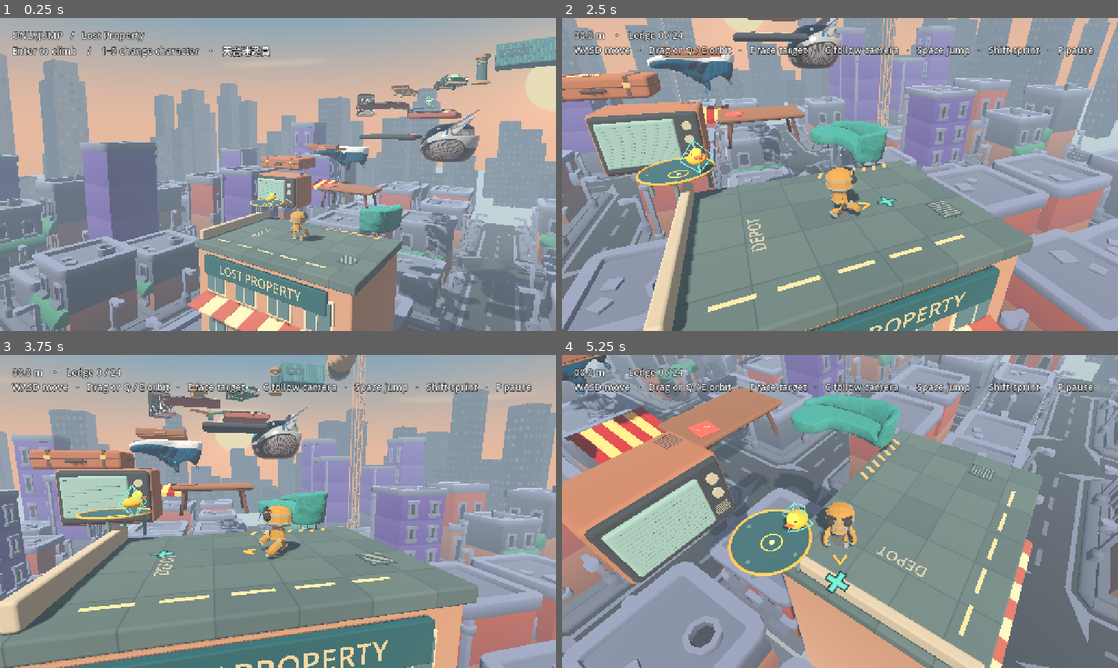
Above: before the commit, frames 1-4 (two rows, left to right).
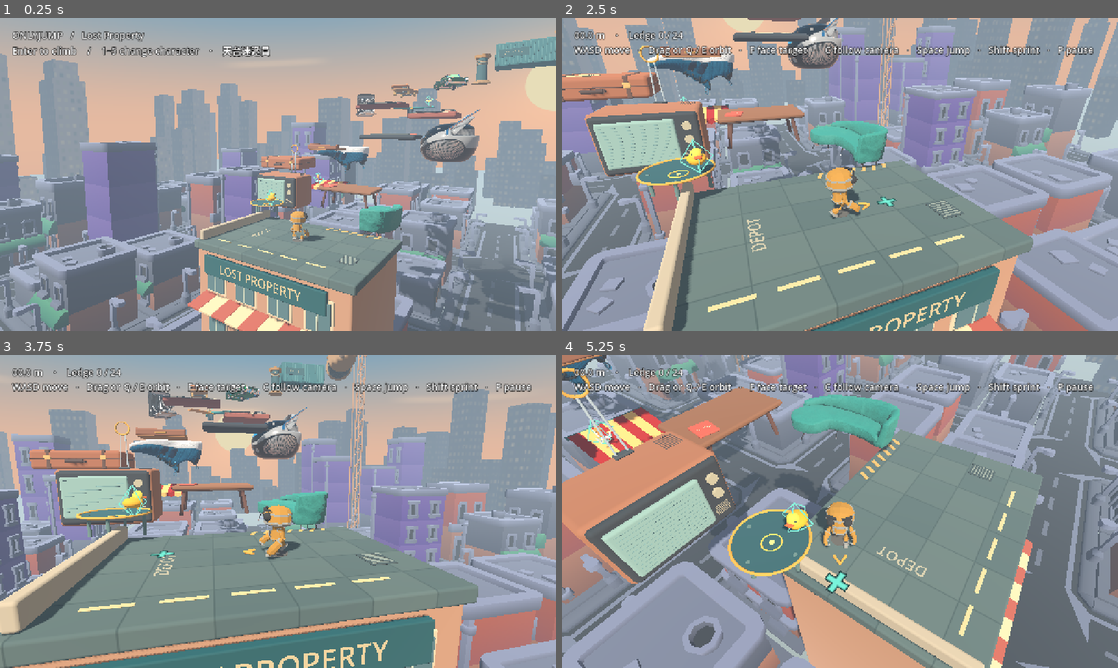
Above: after the commit, the same moments.

Repository: penny323mo/OnlyJump
Game: Godot game, scene res://game/summit.tscn
The game is run twice, just before and just after one commit, with the same random seed, the same clock (stepped at 60 frames per second) and the same inputs.
Inputs (mouse positions are in pixels of both pictures, inside the frame that each line leads up to):
- Up to frame 1 (0.25 s): no input
- Up to frame 2 (2.5 s): tap Enter at 0.5, 2.1 s; move the mouse to (962, 158) at 0.52 s; hold D 0.53-1.25 s; hold Shift 0.53-1.25 s; click (962, 158) at 0.67 s; tap Space at 0.77 s; tap F at 0.8 s; drag from (728, 190) to (812, 237) at 1.27 s; move the mouse to (895, 105) at 2.02 s; hold D from 2.03 s (still down); click (895, 105) at 2.17 s; tap R at 2.3 s
- Up to frame 3 (3.75 s): release D at 2.75 s; drag from (250, 574) to (111, 464) at 2.77 s; move the mouse to (444, 558) at 3.52 s; hold A from 3.53 s (still down); hold E from 3.53 s (still down); click (444, 558) at 3.67 s
- Up to frame 4 (5.25 s): tap Space at 3.77 s; tap Shift at 3.8 s; release A at 4.25 s; release E at 4.25 s; drag from (673, 464) to (756, 433) at 4.27 s; move the mouse to (867, 511) at 5.02 s; hold S from 5.03 s (still down); tap F at 5.1 s; click (867, 511) at 5.17 s

The runs differ from the first frame. In frame 1, less than 0.1% of the frame differs, in the area x 52-78%, y 40-96%; in frame 2, 0.2%; in frame 3, 0.1%; in frame 4, 0.6%, in the area x 0-17%, y 4-34%.

Commit message:
Add a single-use grappling hook to the shop awning recovery route

Diff:
--- a/game/ascent.gd
+++ b/game/ascent.gd
@@ -28,6 +28,7 @@
 var camera_pitch := deg_to_rad(24.0)
 var camera_distance := CAMERA_REACH
 var camera_pitch_offset := 0.0
+var frame_aerial := false
 var camera_sweep := PhysicsShapeQueryParameters3D.new()
 var follow_camera := true
 var show_route_ring := false
@@ -206,6 +207,7 @@
 	update_hud()
 
 func start_run() -> void:
+	frame_aerial=false
 	phase = "playing"
 	elapsed = 0
 	falls = 0
@@ -279,6 +281,7 @@
 
 func on_landing(index: int) -> void:
 	if phase != "playing": return
+	if index!=Islands.Branches.AWNING or player.ability!="hook": frame_aerial=false
 	if art.stage(index) < art.stage(ledge):
 		falls += 1
 		notice = "下層平台接住咗你"
@@ -341,7 +344,8 @@
 	var turn := int(Input.is_physical_key_pressed(KEY_E)) - int(Input.is_physical_key_pressed(KEY_Q))
 	if turn != 0: orbit(turn*delta*2.1/3.55,0)
 	var move := world_move()
-	player.step(delta,move,sprint or Input.is_physical_key_pressed(KEY_SHIFT))
+	player.step(delta,move,sprint or Input.is_physical_key_pressed(KEY_SHIFT),camera)
+	if player.hook.time_left>0: landing_guide.hide()
 	if player.is_on_floor() and player.grounded_ledge>=0 and not player.grab.active:
 		var foot_height:=snappedf(player.position.y,.1)
 		if foot_height>best:
@@ -389,6 +393,7 @@
 	camera.look_at(Vector3(0.3 if portrait else -3.6,1.55 if portrait else 2.35,-3.5), Vector3.UP)
 
 func orbit(dx: float, dy: float) -> void:
+	frame_aerial=false
 	camera_yaw = wrapf(camera_yaw-dx*3.55,-PI,PI)
 	input_yaw = wrapf(input_yaw-dx*3.55,-PI,PI)
 	manual_look_time = 1.15
@@ -397,7 +402,9 @@
 func face_target() -> void:
 	var next:=art.destination(ledge,alternate)
 	if next<0: return
-	var offset:=art.stop_position(next)-player.position
+	frame_aerial=aiming_at_aerial()
+	var target:=art.aerial.global_position if frame_aerial else art.stop_position(next)
+	var offset:=target-player.position
 	var direction := Vector2(offset.x,offset.z).normalized()
 	camera_yaw = atan2(-direction.x,-direction.y)
 	moving_gesture = false
@@ -468,6 +475,19 @@
 		framing = framing.slerp(middle,1.-smoothstep(1.65,FULL_BODY_DISTANCE,camera_distance))
 		var span := 2.*maxf(framing.angle_to(feet),framing.angle_to(head))
 		field_of_view = clampf(rad_to_deg(span)+5.,59.,78.)
+	if tracking_aerial():
+		# Keep the marked antenna and takeoff edge in the same shot. Turning
+		# the view by hand immediately returns control to the player.
+		var forward:=Vector3(-sin(camera_yaw),0,-cos(camera_yaw))
+		var low:=player.position-camera.position
+		var high:=art.aerial.global_position+Vector3.UP*.30-camera.position
+		var bottom:=atan2(low.y,low.dot(forward))
+		var top:=atan2(high.y,high.dot(forward))
+		if high.dot(forward)>0 and top>bottom:
+			field_of_view=clampf(maxf(field_of_view,rad_to_deg(top-bottom)+12.),59.,78.)
+			var half_angle:=deg_to_rad(field_of_view*.5-5.)
+			var pitch:=clampf(asin(framing.y),minf(top-half_angle,bottom+half_angle),bottom+half_angle)
+			framing=forward*cos(pitch)+Vector3.UP*sin(pitch)
 	if snap or field_of_view > camera.fov:
 		camera.fov = field_of_view
 	else:
@@ -493,8 +513,15 @@
 			bounds=bounds.expand(camera.unproject_position(point)/viewport_size)
 	return bounds
 
+func aiming_at_aerial() -> bool:
+	return ledge==Islands.Branches.AWNING and player.ability=="hook"
+
+func tracking_aerial() -> bool:
+	return frame_aerial and ledge==Islands.Branches.AWNING and player.position.distance_squared_to(art.aerial.global_position)<25.
+
 func update_hud() -> void:
 	var next:=art.destination(ledge,alternate)
+	if aiming_at_aerial(): next=3
 	landing_ring.visible = show_route_ring and phase == "playing" and next>=0
 	if landing_ring.visible and art.branches.bodies.has(next):
 		landing_ring.visible = art.branches.bodies[next].collision_layer!=0
@@ -504,11 +531,21 @@
 		var visible_top: float = {6:.12,8:.18,9:.22,14:.06,17:.055,24:.10}.get(next,.05)
 		landing_ring.position = target+Vector3.UP*visible_top
 	var height := maxf(0.0,player.position.y)
+	var hook_hint:=""
+	if player.ability=="hook":
+		if player.hook.time_left>0: hook_hint="收索中"
+		elif player.is_on_floor(): hook_hint="向銅環跳 · 再撳跳"
+		elif player.hook.can_attach(player,camera): hook_hint="撳跳扣環"
+		else: hook_hint="靠近並對準銅環"
+	var brass:=art.material("80ffe0" if hook_hint=="撳跳扣環" or hook_hint=="收索中" else "e4a842")
+	if art.aerial.material_override!=brass: art.aerial.material_override=brass
 	if web:
 		var message := notice
 		if player.grab.active: message = "爬緊上去" if player.grab.climb_progress()>0 else "捉住邊沿"
-		web.update(phase,height,best,art.stage(ledge),Islands.ROUTE.size()-1,sprint,elapsed,falls,player.jump_count,muted,message,art.stop_name(next) if next>=0 else "",follow_camera,show_route_ring,show_landing_guide,Islands.Branches.FORKS.has(ledge),art.stage(ledge)>=Islands.LAUNDRY_START,player.costumes.key,player.ability,player.ability_time,player.jet_armed,art.pickups.count,player.double_charges)
-		var hint: Node3D=art.pickups.visible_hint(camera,player) if phase=="playing" else null
+		var destination:="電視銅環" if aiming_at_aerial() else (art.stop_name(next) if next>=0 else "")
+		web.update(phase,height,best,art.stage(ledge),Islands.ROUTE.size()-1,sprint,elapsed,falls,player.jump_count,muted,message,destination,follow_camera,show_route_ring,show_landing_guide,Islands.Branches.FORKS.has(ledge),art.stage(ledge)>=Islands.LAUNDRY_START,player.costumes.key,player.ability,player.ability_time,player.jet_armed,art.pickups.count,player.double_charges,art.pickups.ITEMS.size(),hook_hint)
+		var casting:=player.hook.time_left>0 or tracking_aerial()
+		var hint: Node3D=art.pickups.visible_hint(camera,player) if phase=="playing" and not casting else null
 		if hint:
 			var viewport_size:=get_viewport().get_visible_rect().size
 			var centre:=camera.unproject_position(hint.global_position)/viewport_size
@@ -517,7 +554,7 @@
 			var last:=frame.end/viewport_size
 			var climber:=climber_screen_bounds(viewport_size)
 			var key: String=art.pickups.items.find_key(hint)
-			var effect: String="%s\n%d 秒" % [art.pickups.LABELS[key],player.ABILITY_SECONDS[key]]
+			var effect: String="飛爪\n扣銅環 · 一次" if key=="hook" else "%s\n%d 秒" % [art.pickups.LABELS[key],player.ABILITY_SECONDS[key]]
 			if key=="double": effect+=" · 最多 %d 次" % player.MAX_DOUBLE_CHARGES
 			web.pickupHint(centre.x,centre.y,effect,first.x,first.y,last.x,last.y,
 				climber.position.x,climber.position.y,climber.end.x,climber.end.y)
@@ -528,3 +565,4 @@
 			"won": native_label.text = "Summit reached   ·   %d jumps    /    Enter to play again" % player.jump_count
 			"paused": native_label.text = "Paused   /   P to resume   ·   R to restart\n1   Next object ring: %s    ·    2   Landing guide: %s" % [str(show_route_ring),str(show_landing_guide)]
 			_: native_label.text = "%04.1f m    ·    Ledge %d / %d\nWASD move   ·   Drag or Q / E orbit   ·   F face target   ·   C follow camera   ·   Space jump   ·   Shift sprint   ·   P pause" % [height,art.stage(ledge),Islands.ROUTE.size()-1]
+		if hook_hint!="" and phase=="playing": native_label.text+="\n飛爪 · "+hook_hint
--- a/game/climber.gd
+++ b/game/climber.gd
@@ -26,6 +26,7 @@
 var extra_jump := true
 var exhaust := Node3D.new()
 var grab := preload("res://game/ledge_grab.gd").new()
+var hook := preload("res://game/grappling_hook.gd").new()
 var costumes := preload("res://game/costumes.gd").new()
 var rig: Skeleton3D
 var arms: Array[PackedInt32Array] = []
@@ -48,6 +49,7 @@
 signal jumped()
 
 func build(art) -> void:
+	hook.build(art)
 	floor_snap_length = 0.21
 	floor_stop_on_slope = true
 	floor_max_angle = deg_to_rad(48)
@@ -104,6 +106,7 @@
 	equip("")
 
 func equip(id: String) -> void:
+	hook.release()
 	ability=id
 	double_charges=MAX_DOUBLE_CHARGES if id=="double" else 0
 	ability_time=float(ABILITY_SECONDS.get(id,0))
@@ -132,8 +135,8 @@
 	var target := move.normalized()*maxf(speed,1.05)
 	return horizontal.move_toward(target,AIR_STEER*move.length()*delta)
 
-func step(delta: float, move: Vector2, running: bool) -> void:
-	if ability!="" and not jet_armed:
+func step(delta: float, move: Vector2, running: bool, camera: Camera3D) -> void:
+	if ability_time>0 and not jet_armed:
 		ability_time=maxf(0.,ability_time-delta)
 		if ability_time<.00001: equip("")
 	if grab.active:
@@ -150,6 +153,13 @@
 	if move.length_squared() > .016: aim = move.normalized()
 	var boosted := not spring_impulse.is_zero_approx()
 	var air_jump := ability=="double" and extra_jump and not on_floor_before and grace<=0
+	if ability=="hook" and jump_buffer>0 and not on_floor_before and grace<=0:
+		jump_buffer=0
+		if hook.time_left<=0 and hook.can_attach(self,camera):
+			hook.attach()
+			grab.available=false
+	if hook.time_left>0 and not hook.clear_line(self): equip("")
+	var pulling := hook.time_left>0
 	if jump_buffer>0 and jet_armed:
 		jet_armed=false
 		flames.show()
@@ -161,7 +171,14 @@
 		grace=0
 		jump_count+=1
 		jumped.emit()
-	if ability=="jet" and not jet_armed:
+	if pulling:
+		var pulled:=hook.pull(self,delta)
+		velocity.y=minf(pulled.y-GRAVITY*delta,JUMP_SPEED)
+		horizontal=Vector2(pulled.x,pulled.z)
+		air_speed=horizontal.length()
+		var toward:=hook.anchor.global_position-global_position
+		aim=Vector2(toward.x,toward.z).normalized()
+	elif ability=="jet" and not jet_armed:
 		spring_impulse=Vector3.ZERO
 		var lift:=clampf((jet_ceiling-global_position.y)*2.8,0.,2.45)
 		velocity.y=move_toward(velocity.y,lift,delta*19)
@@ -213,6 +230,9 @@
 	# A vertical jumper can reach the rim in front of their chest.
 	var reach := Vector2(-model.basis.z.x,-model.basis.z.z) if horizontal.is_zero_approx() else horizontal
 	move_and_slide()
+	if pulling:
+		if hook.time_left<=0 or get_slide_collision_count()>0 or hook.chest(self).distance_to(hook.anchor.global_position)<.38:
+			equip("")
 	if is_on_floor():
 		grab.available=false
 		stop_stunt()
@@ -244,6 +264,12 @@
 		var angle:=TAU*smoothstep(0,1,1.-stunt_time/STUNT_SECONDS)
 		stunt_pivot.basis=Basis(stunt_axis,angle) if stunt_time>0 else Basis.IDENTITY
 	animate(delta,move,running)
+	if hook.time_left>0:
+		var arm:=arms[1]
+		var target:=rig.to_local(hook.anchor.global_position)
+		aim_bone(arm[0],arm[1],target)
+		aim_bone(arm[1],arm[2],target)
+		hook.draw_line(rig.to_global(rig.get_bone_global_pose(arm[2]).origin))
 
 func stop_stunt() -> void:
 	stunt_time=0
--- /dev/null
+++ b/game/grappling_hook.gd
@@ -0,0 +1,53 @@
+extends RefCounted
+
+const REACH := 3.35
+const PULL_TIME := .36
+const MAX_SPEED := 5.5
+const REEL_ACCEL := 36.
+
+var anchor: MeshInstance3D
+var rope: MeshInstance3D
+var time_left := 0.
+
+func build(art) -> void:
+	anchor = art.aerial
+	rope = art.cone(art,Vector3.ZERO,1.,.024,.024,"fff0a3",8)
+	rope.cast_shadow = GeometryInstance3D.SHADOW_CASTING_SETTING_OFF
+	rope.hide()
+
+func chest(player: CharacterBody3D) -> Vector3:
+	return player.global_position+Vector3.UP*.82
+
+func clear_line(player: CharacterBody3D) -> bool:
+	var ray := PhysicsRayQueryParameters3D.create(chest(player),anchor.global_position)
+	ray.exclude = [player.get_rid()]
+	return player.get_world_3d().direct_space_state.intersect_ray(ray).is_empty()
+
+func can_attach(player: CharacterBody3D, camera: Camera3D) -> bool:
+	var gap := anchor.global_position-chest(player)
+	if gap.length_squared()>REACH*REACH or gap.y<-.45: return false
+	var facing := -camera.global_basis.z
+	var ahead := Vector2(facing.x,facing.z).normalized()
+	if ahead.dot(Vector2(gap.x,gap.z).normalized())<cos(deg_to_rad(34)): return false
+	return camera.is_position_in_frustum(anchor.global_position) and clear_line(player)
+
+func attach() -> void:
+	time_left = PULL_TIME
+
+func release() -> void:
+	time_left = 0.
+	rope.hide()
+
+func pull(player: CharacterBody3D, delta: float) -> Vector3:
+	var toward := chest(player).direction_to(anchor.global_position)
+	var speed := player.velocity+toward*REEL_ACCEL*minf(delta,time_left)
+	var horizontal := Vector2(speed.x,speed.z).limit_length(MAX_SPEED)
+	time_left = maxf(0.,time_left-delta)
+	return Vector3(horizontal.x,speed.y,horizontal.y)
+
+func draw_line(hand: Vector3) -> void:
+	var span := anchor.global_position-hand
+	rope.quaternion = Quaternion(Vector3.UP,span.normalized())
+	rope.scale = Vector3(1.,span.length(),1.)
+	rope.global_position = hand+span*.5
+	rope.show()
--- a/game/islands.gd
+++ b/game/islands.gd
@@ -16,6 +16,7 @@
 const Branches = preload("res://game/branch_routes.gd")
 var branches := Branches.new()
 var pickups := preload("res://game/pickups.gd").new()
+var aerial: MeshInstance3D
 const LAUNDRY_START := 18
 const PREVIOUS_HEIGHTS := [0.,1.35,3.05,4.95,7.05,9.1,11.25,13.5,15.75,17.95,20.25,22.65,25.,27.1,29.25,31.45,33.65,35.85,38.]
 const NAMES := ["士多天台","絲絨梳化","木茶几","膽機電視","皮喼","波鞋鞋底","錄音帶","手提音響","黑膠唱盤","電子琴","古董相機","滑板","玩具跑車","碼頭繫纜柱","貨櫃","橫放電纜轆","吊臂鋼樑","三角形郵筒紙盒","失物招領枱","熨衫板","木衣夾","滾筒洗衣機","晾衫架","鋁摺梯","天台太陽傘"]
@@ -39,7 +40,14 @@
 			0: rooftop(body)
 			1: model_prop(body,SOFA,4.25,Vector3(0,-80,0))
 			2: coffee_table(body)
-			3: television(body)
+			3:
+				television(body)
+				var base:=Vector3(.22,.02,-.76)
+				box(body,base,Vector3(.44,.08,.22),"484e52")
+				for x: float in [-.14,.14]:
+					tube(body,base+Vector3.RIGHT*x,base+Vector3(x*.6,1.39,-.14),.027,"adbac0")
+				aerial=rim(body,base+Vector3(0,1.63,-.14),.29,.068,"e4a842")
+				aerial.rotation.x=PI/2
 			4: suitcase(body)
 			5: model_prop(body,SHOE,4.22,Vector3(0,10,180))
 			6: cassette(body)
--- a/game/landing_guide.gd
+++ b/game/landing_guide.gd
@@ -20,7 +20,7 @@
 # jumps, so the top of a narrow beam can support part of the player's sole.
 func refresh(player: Climber, move: Vector2, tick: float) -> void:
 	hide()
-	if player.ability=="glide" or player.ability=="jet": return
+	if player.ability=="glide" or player.ability=="jet" or player.hook.time_left>0: return
 	var grounded := player.is_on_floor()
 	if grounded and move.is_zero_approx(): return
 	var at := player.global_transform
--- a/game/pickups.gd
+++ b/game/pickups.gd
@@ -6,9 +6,10 @@
 	"double":["黃鴨仔",B.BED,Vector3(.58,.52,.39)],
 	"jet":["發條匙",B.FAN,Vector3(1.67,.53,0)],
 	"glide":["飛天襪",B.SHEET,Vector3(.75,.48,.34)],
+	"hook":["袖珍飛爪",B.AWNING,Vector3(-.64,.51,.35)],
 }
 var items := {}
-const LABELS := {"double":"二段跳","jet":"噴射器","glide":"緩降"}
+const LABELS := {"double":"二段跳","jet":"噴射器","glide":"緩降","hook":"飛爪"}
 const FRAME_TIPS := [Vector3.UP*.52,Vector3.RIGHT*.41,Vector3.DOWN*.42,Vector3.LEFT*.41,Vector3.BACK*.41,Vector3.FORWARD*.41]
 var count := 0
 var time := 0.
@@ -50,6 +51,16 @@
 				art.box(obj,Vector3(0,.03,0),Vector3(.24,.37,.19),"dd624e")
 				art.box(obj,Vector3(0,.177,0),Vector3(.27,.11,.22),"fff1d2")
 				art.box(obj,Vector3(0,-.108,-.110),Vector3(.25,.18,.37),"ea8261",.08)
+			"hook":
+				art.rim(obj,Vector3.UP*.20,.095,.033,"ffd063").rotation.x=PI/2
+				art.cone(obj,Vector3.UP*.004,.32,.053,.078,"f7983c",12)
+				for prong in 3:
+					var side:=Vector3.RIGHT.rotated(Vector3.UP,prong*TAU/3)
+					var elbow:=side*.18-Vector3.UP*.21
+					var tip:=side*.25+Vector3.UP*.015
+					art.tube(obj,Vector3.DOWN*.13,elbow,.034,"eaf2e5")
+					art.tube(obj,elbow,tip,.034,"eaf2e5")
+					art.tube(obj,tip,side*.17-Vector3.UP*.035,.022,"ffcc64")
 
 func reset() -> void:
 	count=0
--- /dev/null
+++ b/tests/grapple.gd
@@ -0,0 +1,110 @@
+extends "res://tests/branches.gd"
+
+func collect_on_awning() -> bool:
+	await start_on(4)
+	if not await leap(B.DRAWER,Vector3.ZERO,false):return false
+	await frames(145)
+	if not check(game.ledge==B.AWNING and game.player.ability=="","drawer fall reaches awning beside hook"):return false
+	if not await approach_pickup("hook"):return false
+	game.web_command(["align"])
+	await frames(3)
+	return check(game.player.ability=="hook" and game.art.pickups.count==1,"collect one hook and face the television aerial")
+
+func run() -> void:
+	game=Game.new()
+	root.add_child(game)
+	game.muted=true
+	game.best=100
+	game.follow_camera=false
+	if not await collect_on_awning():return
+	var p:=game.player
+	var view_size:=game.get_viewport().get_visible_rect().size
+	var ring_y:=game.camera.unproject_position(game.art.aerial.global_position).y/view_size.y
+	var foot_y:=game.camera.unproject_position(p.position).y/view_size.y
+	if not check(game.tracking_aerial() and ring_y>.04 and ring_y<foot_y and foot_y<.98,"align frames both the aerial and the launch surface"):return
+	game.web_command(["look",PI/3.55,0])
+	if not check(not game.tracking_aerial(),"manual orbit releases target framing"):return
+	game.web_command(["jump"])
+	await frames(12)
+	game.web_command(["jump"])
+	await frames(54)
+	if not check(p.ability=="hook" and p.hook.time_left==0 and game.ledge==B.AWNING and p.is_on_floor(),"a backwards shot keeps the charge and follows gravity"):return
+	game.web_command(["align"])
+	await frames(3)
+	game.web_command(["stick",0,-.55])
+	game.web_command(["jump"])
+	await frames(12)
+	if not check(p.ability=="hook" and p.hook.time_left==0 and p.hook.can_attach(p,game.camera),"normal jump leaves hook armed and aerial in reach"):return
+	var jumps:=p.jump_count
+	game.web_command(["jump"])
+	await frames(3)
+	if not check(p.hook.time_left>0 and p.hook.rope.visible and not game.landing_guide.visible,"second tap tensions the visible rope"):return
+	game.toggle_pause()
+	var position:=p.position
+	var remaining:=p.hook.time_left
+	await frames(35)
+	if not check(p.position.is_equal_approx(position) and is_equal_approx(p.hook.time_left,remaining),"pause freezes the pull"):return
+	game.toggle_pause()
+	game.web_command(["jump"])
+	var peak:=p.position.y
+	for tick in 75:
+		await frames(1)
+		peak=maxf(peak,p.position.y)
+		if tick==2 and not check(p.hook.time_left<remaining,"repeat tap cannot renew the cable"):return
+		if p.is_on_floor():break
+	if not check(game.ledge==3 and p.is_on_floor() and peak<3.25 and p.jump_count==jumps,"bounded pull skips the table and lands on the television"):return
+	if not check(p.ability=="" and not p.hook.rope.visible and not game.art.pickups.items["hook"].visible,"one charge consumed and original pickup stays gone"):return
+	if not await collect_on_awning():return
+	p.equip("")
+	game.web_command(["stick",0,-.55])
+	game.web_command(["jump"])
+	await frames(12)
+	game.web_command(["jump"])
+	await frames(88)
+	if not check(game.ledge!=3,"matching jump without the hook falls short"):return
+	if not await collect_on_awning():return
+	game.web_command(["jump"])
+	await frames(30)
+	game.web_command(["jump"])
+	await frames(2)
+	if not check(p.hook.time_left>0,"late shot catches the ring"):return
+	await frames(130)
+	if not check(game.ledge!=3 and p.ability=="","a spent late shot still falls short"):return
+	if not await collect_on_awning():return
+	game.web_command(["stick",0,-.55])
+	game.web_command(["jump"])
+	await frames(12)
+	var blocker:=StaticBody3D.new()
+	game.add_child(blocker)
+	blocker.position=p.hook.chest(p).lerp(game.art.aerial.global_position,.5)
+	game.art.solid(blocker,Vector3.ZERO,Vector3(.9,1.2,.38),"705b53")
+	await frames(1)
+	if not check(not p.hook.clear_line(p),"solid object blocks the rope path"):return
+	game.web_command(["jump"])
+	await frames(2)
+	if not check(p.ability=="hook" and not p.hook.rope.visible,"blocked shot keeps its charge"):return
+	blocker.free()
+	await frames(1)
+	game.web_command(["jump"])
+	await frames(2)
+	if not check(p.hook.time_left>0,"removing obstruction permits a fresh cast"):return
+	var crossing:=StaticBody3D.new()
+	game.add_child(crossing)
+	crossing.position=p.hook.chest(p).lerp(game.art.aerial.global_position,.5)
+	game.art.solid(crossing,Vector3.ZERO,Vector3(.9,1.2,.38),"705b53")
+	await frames(3)
+	if not check(p.ability=="" and not p.hook.rope.visible,"obstruction after attachment breaks the spent line"):return
+	crossing.free()
+	await start_on(0)
+	p.equip("hook")
+	game.web_command(["jump"])
+	await frames(12)
+	if not check(p.hook.chest(p).distance_to(game.art.aerial.global_position)>p.hook.REACH and not p.hook.can_attach(p,game.camera),"rooftop is outside hook range"):return
+	game.web_command(["jump"])
+	await frames(2)
+	if not check(p.ability=="hook" and not p.hook.rope.visible,"out-of-range tap does not fire"):return
+	game.start_run()
+	if not check(p.ability=="" and game.art.pickups.items["hook"].visible,"restart restores pickup and clears equipment"):return
+	print("PASS awning grapple, one charge, physical landing, blocked shots and pause")
+	game.free()
+	quit()
Not shown, added: game/grappling_hook.gd.uid
Not shown, changed: scripts/export-web.sh
Not shown, added: web/awning-grapple.mp4
